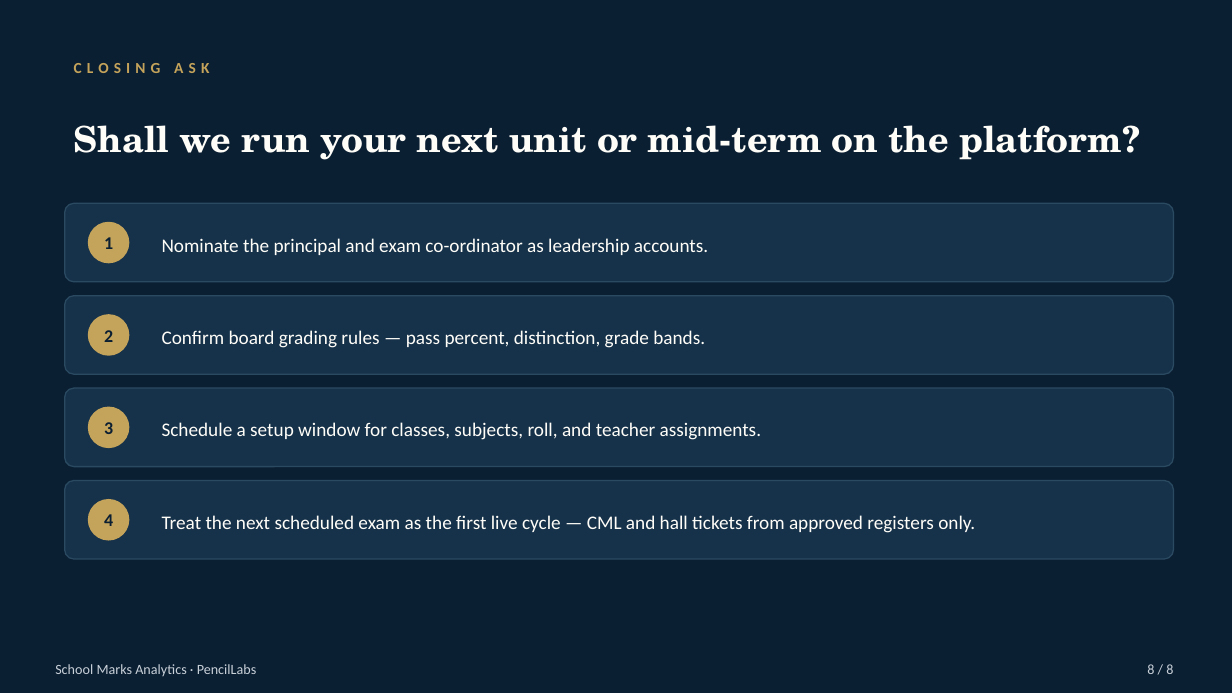
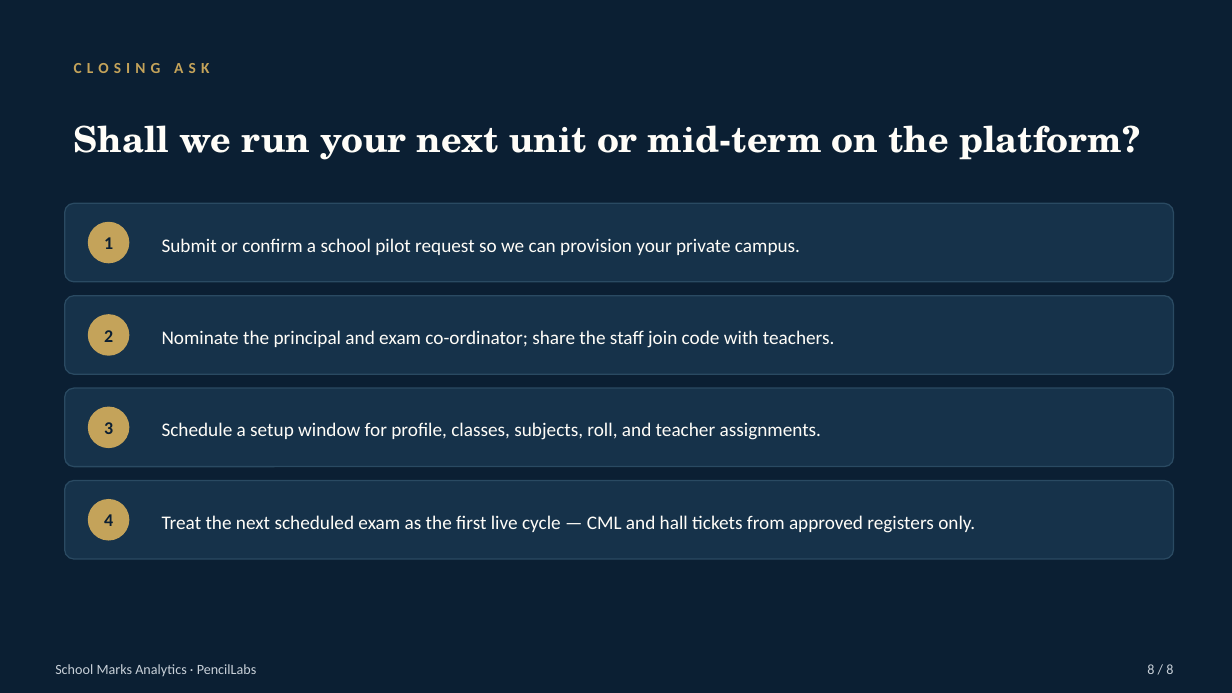
Before and after one commit to akhil-vs/MarkAnalysis, a slide deck: slide 8 of docs/pitch/School-Marks-Analytics-Principal-Pitch.pptx. Drawn at 1232x693 pixels with LibreOffice and Linux fonts; fonts in the diff are those of the drawing. Boxes give left, top, right and bottom in pixels: in the first picture for what was removed or moved away, otherwise in the second. Text is boxed around its words. In the diff, an @@ line names an element or a change of style, - is before the commit and + after.

```diff
--- a/docs/pitch/School-Marks-Analytics-Principal-Pitch.pptx
+++ b/docs/pitch/School-Marks-Analytics-Principal-Pitch.pptx
@@ text at (162, 238, 800, 255): text changed @@
-Nominate the principal and exam co-ordinator as leadership accounts.
+Submit or confirm a school pilot request so we can provision your private campus.
@@ text at (162, 330, 835, 348): text changed @@
-Confirm board grading rules — pass percent, distinction, grade bands.
+Nominate the principal and exam co-ordinator; share the staff join code with teachers.
@@ text at (162, 422, 821, 440): text changed @@
-Schedule a setup window for classes, subjects, roll, and teacher assignments.
+Schedule a setup window for profile, classes, subjects, roll, and teacher assignments.
```
Also in this commit, not shown: 4 other slides changed, 16 other files.
